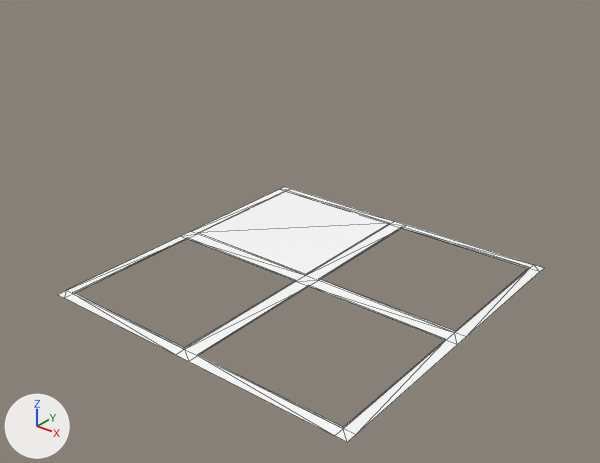
An edit to the FBX model Assets/art/models/Ceiling_Broken_B_2x2.fbx, drawn before and after from the same camera.
Rendered twice from a 50 mm lens placed at (3.59, -4.32, 2.36), pointed at (1.03, -1.12, 0.37). Arrows for +X, +Y and +Z are at lower left; the lights stay in place. Mesh edges are drawn as thin lines. Where no turn or scale is listed for an object, it has been applied to the vertices.

Script lines for the objects in view, before the commit:
```python
me_mesh = bpy.data.meshes.new('Mesh')
me_mesh.from_pydata(...)  # 52 vertices, 76 faces; spans x 0.0..2.0, y -2.0..0.0, z 0.0..0.01
me_mesh.materials.append(mat_lambert1)  # its picture is missing
ob_ceiling_broken_b_2x2 = bpy.data.objects.new('Ceiling_Broken_B_2x2', me_mesh)
ob_ceiling_broken_b_2x2.location = (0.0, 0.0, 0.0)
```
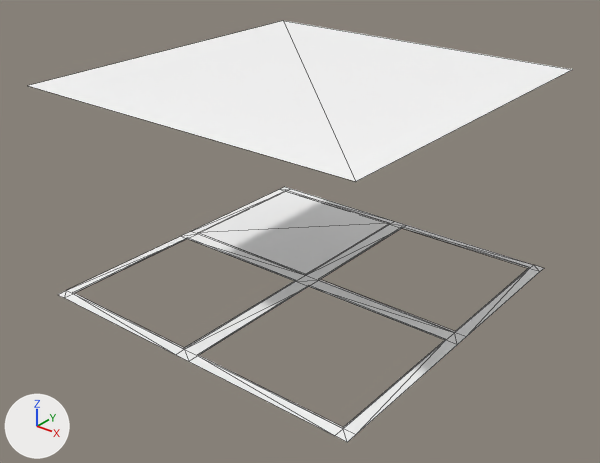
What changed in the scene script:
```text
Change me_mesh:
    where me_mesh.from_pydata(...)  # 52 vertices, 76 faces; spans x 0.0..2.0, y -2.0..0.0, z 0.0..0.01
    used by ob_ceiling_broken_b_2x2; location = (0.0, 0.0, 0.0)
    verts and faces of me_mesh; kept vertices keep their numbers, new ones are numbered from 52
    me_mesh part 1
    add verts[52] = (0.0, 0.0, 1.2)  # pixel (283, 20)
    add verts[53] = (2.0, 0.0, 1.2)  # pixel (572, 69)
    add verts[54] = (0.0, -2.0, 1.2)  # pixel (27, 85)
    add verts[55] = (2.0, -2.0, 1.2)  # pixel (355, 181)
    add faces += [(52, 55, 54), (52, 53, 55)]
```

Changed parts and their boxes (x1, y1, x2, y2) in the pictures (600 x 463 px):
'Ceiling_Broken_B_2x2', reshaped (12% wider, 65% taller)
    before: (58, 187, 544, 442)
    after: (28, 21, 573, 442)
part 1 of me_mesh, added
    after: (28, 21, 573, 181)
